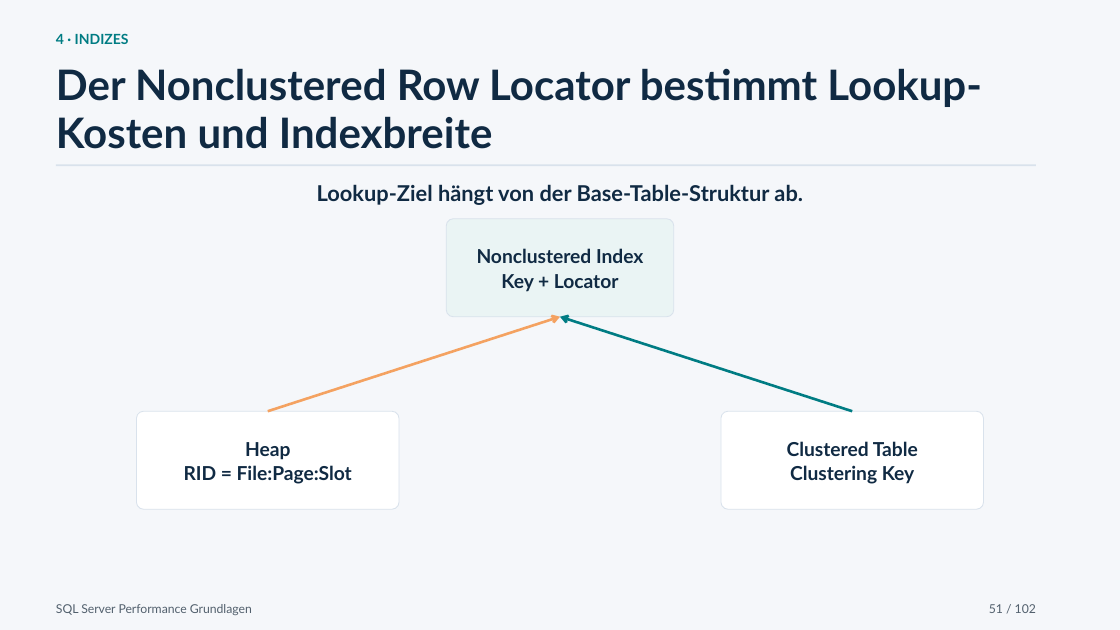
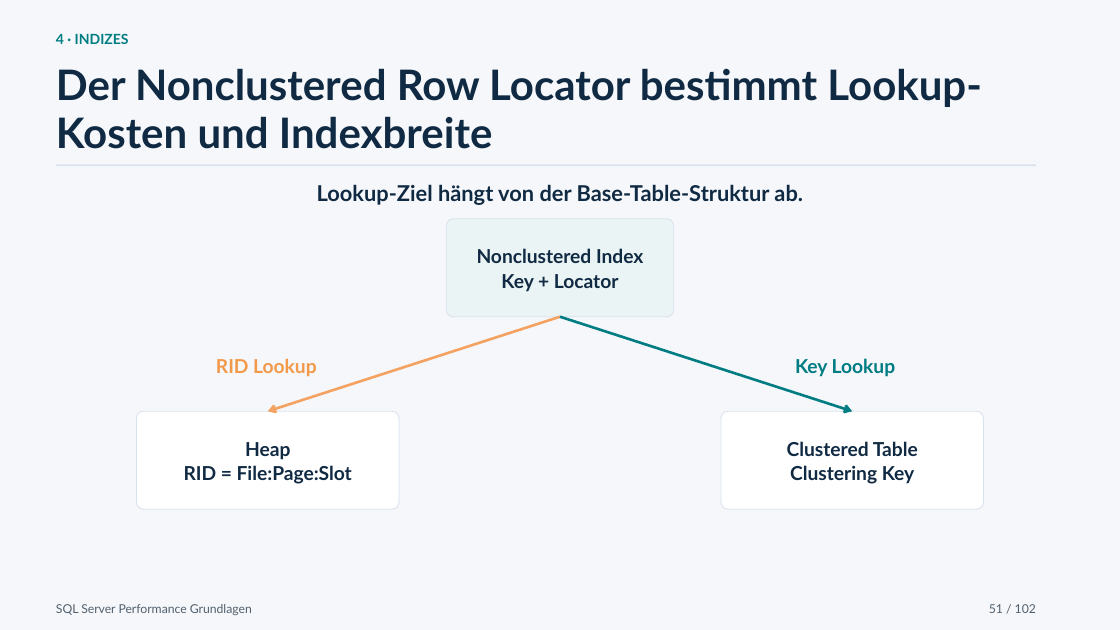
Before and after one commit to gecompat/SQL_PerformanceSchulung, a slide deck: slide 51 of Presentations/Performance_Schulung_Chat_2026-07-23_2146_SQL_Server_Performance_Grundlagen.pptx. Drawn at 1120x630 pixels with LibreOffice and Linux fonts; fonts in the diff are those of the drawing. Boxes give left, top, right and bottom in pixels: in the first picture for what was removed or moved away, otherwise in the second. Text is boxed around its words. In the diff, an @@ line names an element or a change of style, - is before the commit and + after.

```diff
--- a/Presentations/Performance_Schulung_Chat_2026-07-23_2146_SQL_Server_Performance_Grundlagen.pptx
+++ b/Presentations/Performance_Schulung_Chat_2026-07-23_2146_SQL_Server_Performance_Grundlagen.pptx
@@ arrow (560, 317) - (268, 412): arrowheads changed @@
@@ arrow (560, 317) - (853, 412): arrowheads changed @@
@@ text added at <box>216,358,317,377</box>, 16.5 pt, text #F2994A, bold @@
+RID Lookup
@@ text added at <box>795,358,896,377</box>, 16.5 pt, text #007C83, bold @@
+Key Lookup
```
Also in this commit, not shown: 15 other slides changed, 12 other files.
